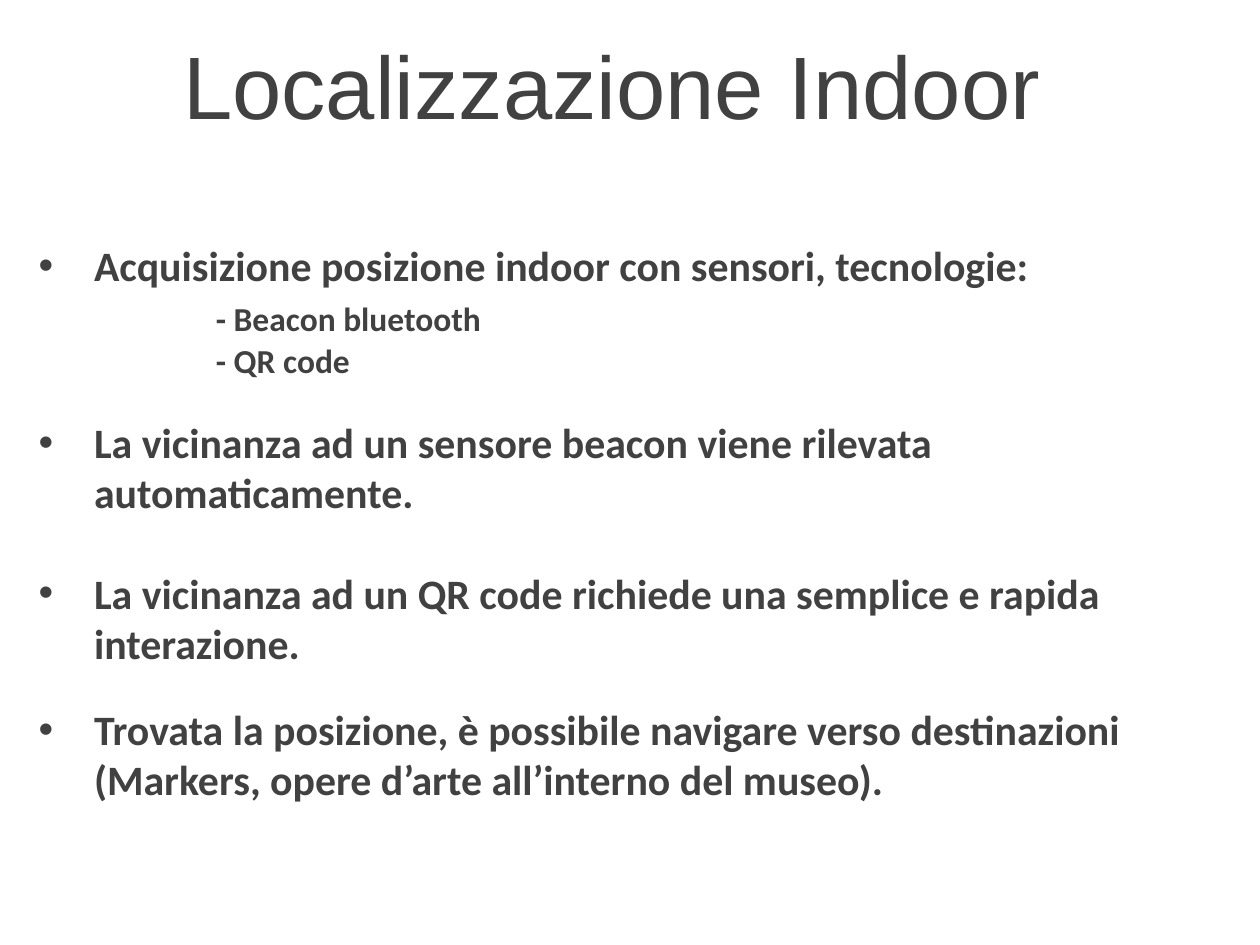
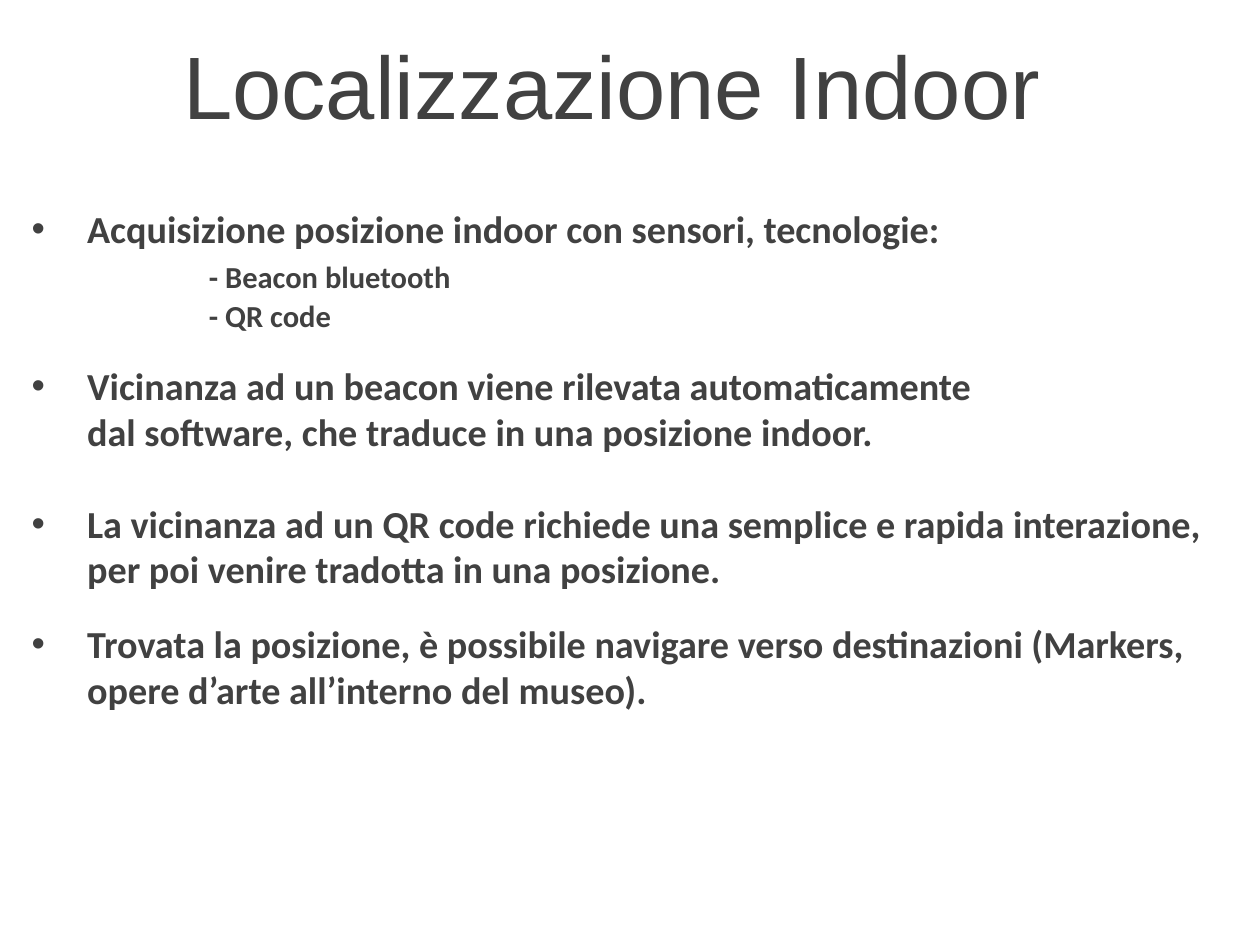
Before and after one commit to delchiaro/beaconav, a slide deck: slide 17 of documentation/presentazione.ppt. Drawn at 1260x945 pixels with LibreOffice and Linux fonts; fonts in the diff are those of the drawing; background and template pictures are left out. Boxes give left, top, right and bottom in pixels: in the first picture for what was removed or moved away, otherwise in the second. Text is boxed around its words. In the diff, an @@ line names an element or a change of style, - is before the commit and + after.

```diff
--- a/documentation/presentazione.ppt
+++ b/documentation/presentazione.ppt
@@ text "Acquisizione posizione indoor con sensori, ...": place and size @@
-text "Acquisizione posizione indoor con sensori, ..." at (94, 251, 1120, 802)
+text "Acquisizione posizione indoor con sensori, ..." at (87, 216, 1200, 710)
@@ text at (87, 216, 1183, 710): size 34 to 31 pt in "Acquisizione posizione indoor con sensori, tecnologie:", "Trovata la posizione, è possibile navigare verso ..."; size 27.2 to 24.8 pt in "- Beacon bluetooth - QR code" @@
@@ text at (87, 373, 1200, 589): text changed; size 34 to 31 pt @@
-• La vicinanza ad un sensore beacon viene rilevata automaticamente.
-• La vicinanza ad un QR code richiede una semplice e rapida interazione.
+• Vicinanza ad un beacon viene rilevata automaticamente
+  dal software, che traduce in una posizione indoor.
+• La vicinanza ad un QR code richiede una semplice e rapida interazione, per poi venire tradotta in una posizione.
```
Also in this commit, not shown: 11 other slides changed, 3 slides added, 2 slides removed, 10 other files.
